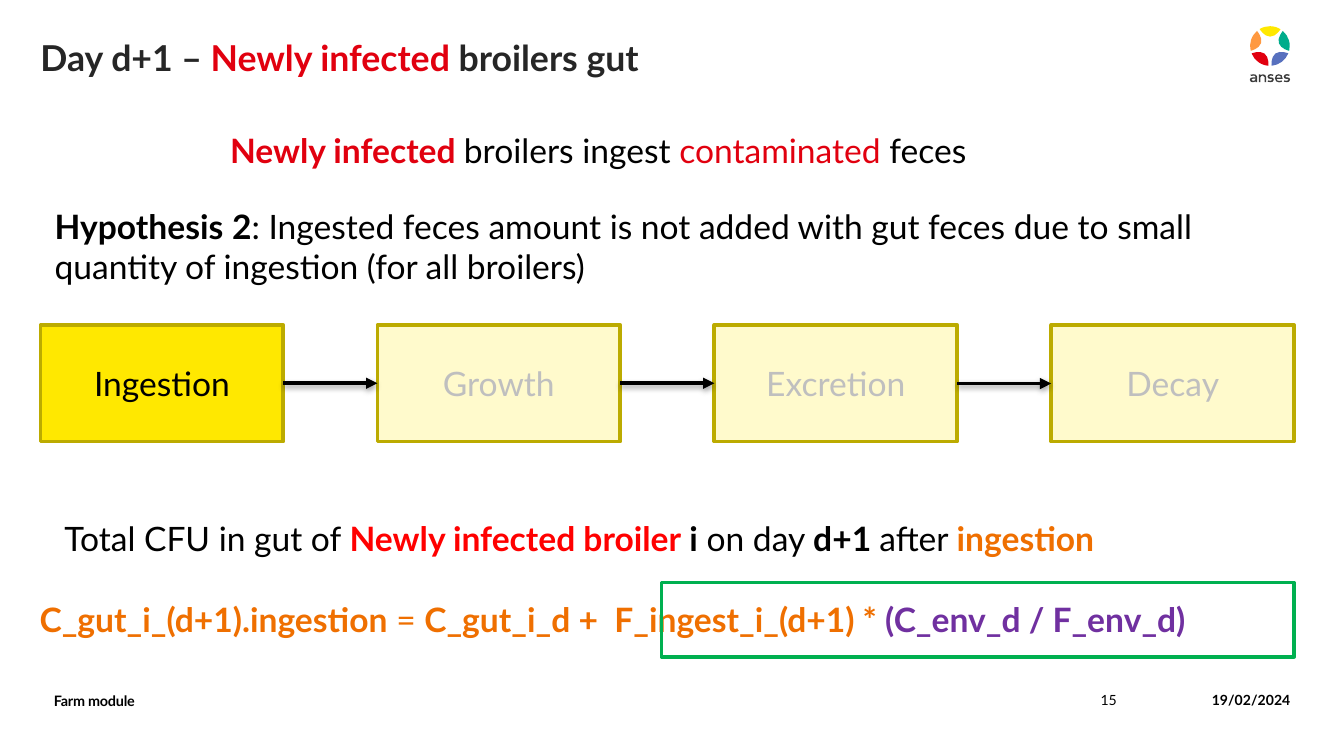
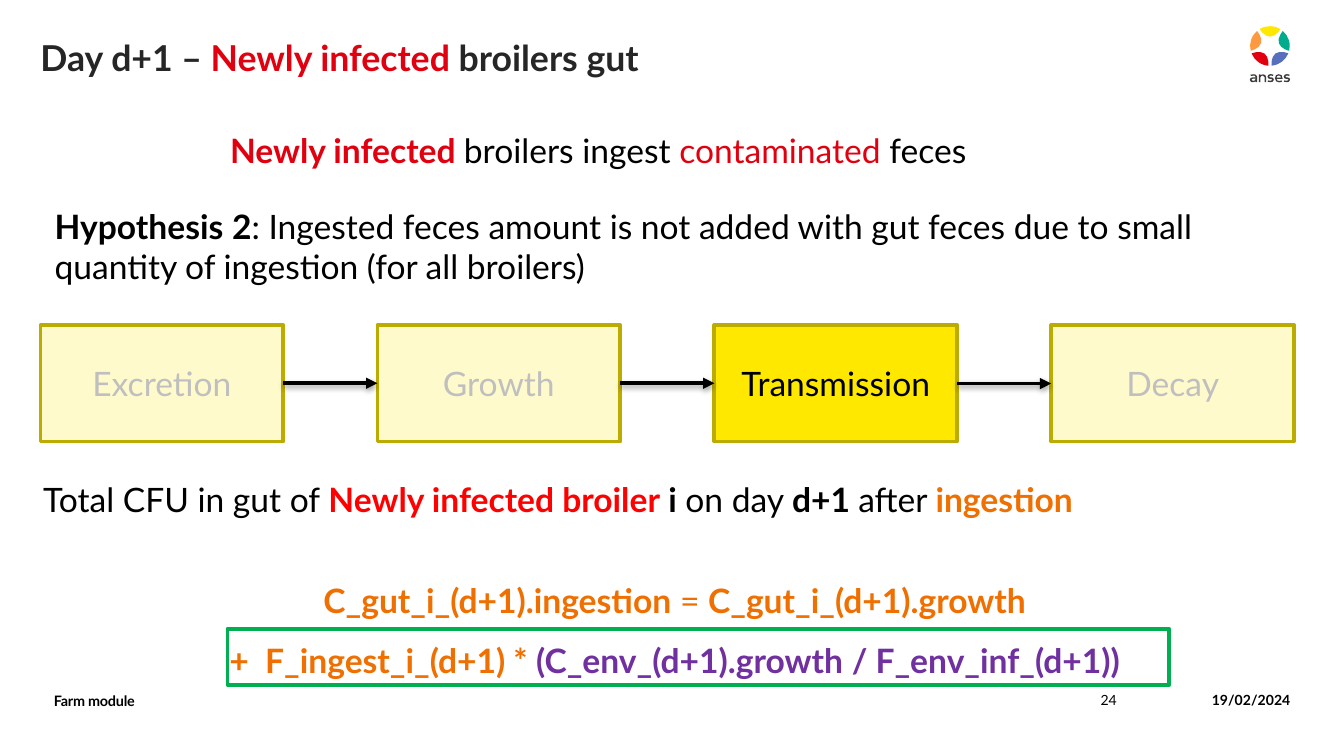
Before and after one commit to ENVIRE-JPIAMR/farm-module, a slide deck: slide 24 of docs/farm_module.pptx (slide 15 before the commit). Drawn at 1344x756 pixels with LibreOffice and Linux fonts; fonts in the diff are those of the drawing. Boxes give left, top, right and bottom in pixels: in the first picture for what was removed or moved away, otherwise in the second. Text is boxed around its words. In the diff, an @@ line names an element or a change of style, - is before the commit and + after.

```diff
--- a/docs/farm_module.pptx
+++ b/docs/farm_module.pptx
@@ rectangle "Excretion" at [40,325,284,442]: fill #FFE800 to #FFFACC @@
@@ rectangle "Transmission" at [714,325,957,442]: fill #FFFACC to #FFE800 @@
@@ text in rectangle at [92,372,231,396]: text changed; text colour #000000 to #BFBFBF @@
-Ingestion
+Excretion
@@ text in rectangle at [741,371,930,397]: text changed; text colour #BFBFBF to #000000 @@
-Excretion
+Transmission
@@ text "Total CFU in gut of ...": place and size @@
-text "Total CFU in gut of ..." at [40,526,1186,638]
+text "Total CFU in gut of ..." at [43,487,1120,679]
@@ text at [265,587,1120,679]: text changed @@
-C_gut_i_(d+1).ingestion = C_gut_i_d + F_ingest_i_(d+1) * (C_env_d / F_env_d)
+C_gut_i_(d+1).ingestion = C_gut_i_(d+1).growth
++ F_ingest_i_(d+1) * (C_env_(d+1).growth / F_env_inf_(d+1))
@@ rectangle: place and size @@
-rectangle at [661,583,1294,657]
+rectangle at [227,629,1169,685]
@@ page number at [1101,695,1117,705]: text changed @@
-15
+24
```
Also in this commit, not shown: 17 other slides changed, 2 slides added, 1 slide removed.
